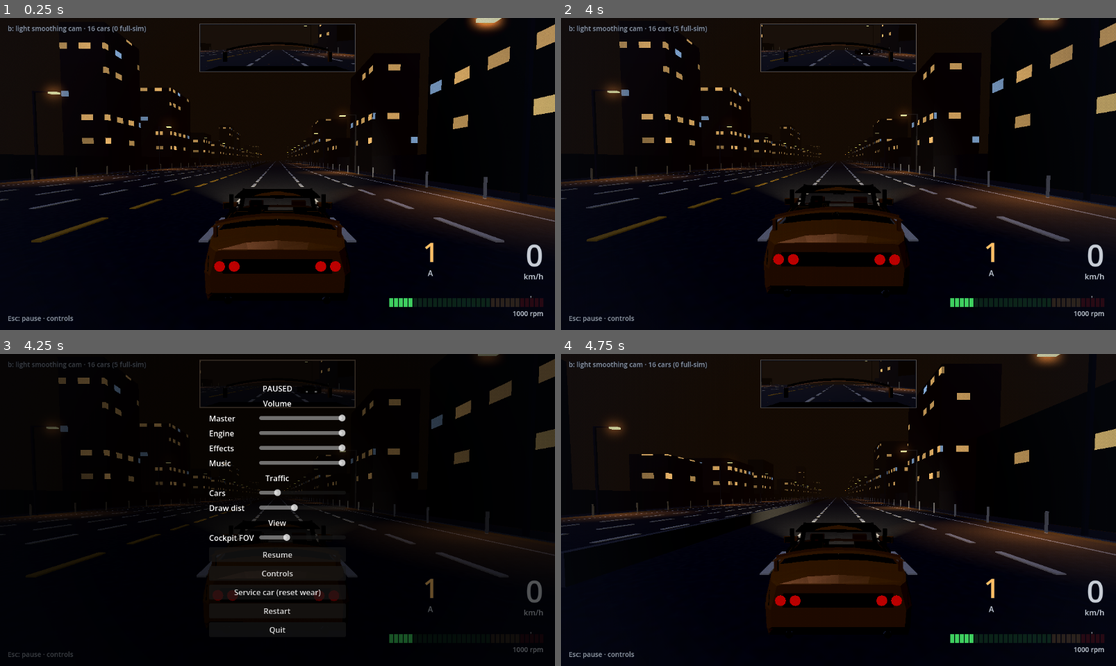
Above: before the commit, frames 1-4 (two rows, left to right).
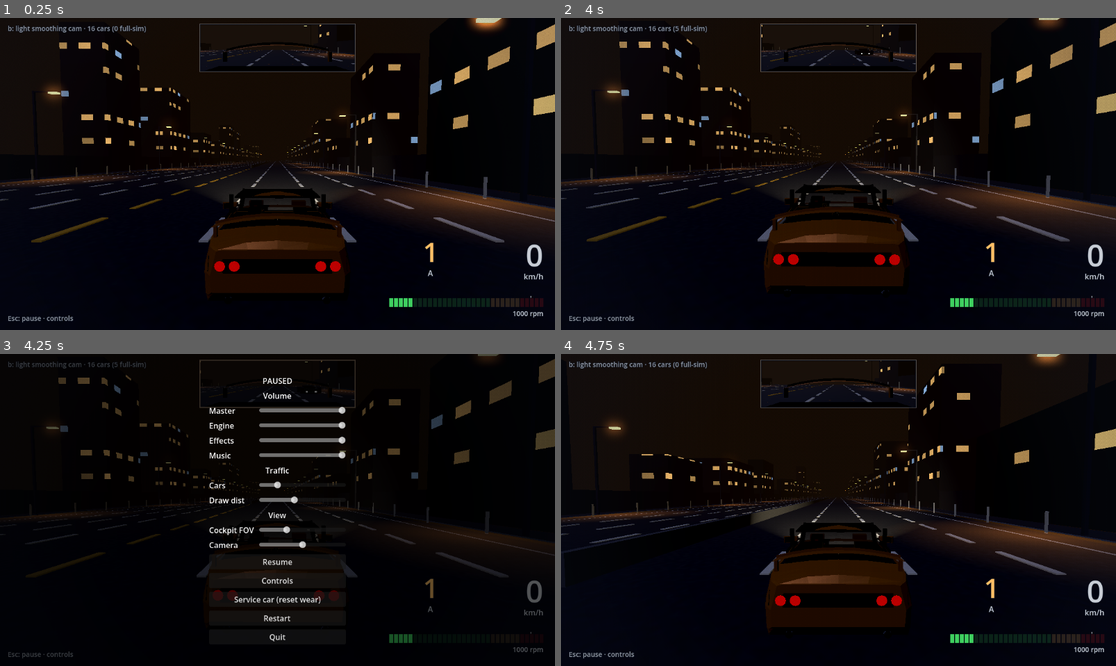
Above: after the commit, the same moments.

Repository: SmurfyHehe/neon-overdrive
Game: Godot game, scene res://Game.tscn
The game is run twice, just before and just after one commit, with the same random seed, the same clock (stepped at 60 frames per second) and the same inputs.
Inputs (mouse positions are in pixels of both pictures, inside the frame that each line leads up to):
- Up to frame 1 (0.25 s): no input
- Up to frame 2 (4 s): tap Enter at 0.5 s; move the mouse to (960, 158) at 0.52 s; hold D (steer_right) 0.53-1.25 s; tap C (camera_cycle) at 0.6, 2.1, 3.8 s; click (960, 158) at 0.67 s; drag from (727, 189) to (810, 236) at 1.27 s; move the mouse to (894, 105) at 2.02 s; hold D (steer_right) 2.03-2.75 s; drag from (810, 236) to (672, 127) at 2.77 s; tap X (starter) at 3.5 s; move the mouse to (1005, 220) at 3.52 s; hold A (steer_left) from 3.53 s (still down); hold Shift (clutch) from 3.53 s (still down)
- Up to frame 3 (4.25 s): keep holding A (steer_left); keep holding Shift (clutch); tap Escape (pause) at 4.15 s
- Up to frame 4 (4.75 s): release A (steer_left) at 4.25 s; release Shift (clutch) at 4.25 s; click "Restart" at 4.25 s

Frames 1-2 are identical in both runs. In frame 3, 4.3% of the frame differs, in the area x 37-63%, y 7-93%; in frame 4, nothing differs.

Commit message:
Camera smoothing: pause-menu setting, saved in settings.cfg (#31)
The three modes (A hard snap, B light, C smoothing + swing) were only on the
C key and reset every launch. Now a Camera slider in the pause menu sets
ViewSettings.camera_smoothing, saved under [view]; the C key writes the same
setting. Default stays B.

Co-Authored-By: Claude Sonnet 5.5 <noreply@anthropic.com>

Diff:
--- a/scripts/chase_camera.gd
+++ b/scripts/chase_camera.gd
@@ -85,7 +85,8 @@
 var frame: CockpitFrame
 var perspective: PerspectiveAudio
 var target: PlayerCar
-var mode := 1  # B: light smoothing (A, the hard snap, is still on the C key cycle)
+var mode := ViewSettings.camera_smoothing  # follows the saved setting (pause menu, C key); tests may override
+var _seen_smoothing := ViewSettings.camera_smoothing
 ## Tests turn this off to compare the drawn position against the chase offset.
 var shake_enabled := true
 
@@ -150,7 +151,11 @@
 # needs exactly one velocity sample per tick.
 func _physics_process(delta: float) -> void:
 	if Input.is_action_just_pressed("camera_cycle"):
-		mode = (mode + 1) % MODE_NAMES.size()
+		ViewSettings.set_camera_smoothing((ViewSettings.camera_smoothing + 1) % MODE_NAMES.size())
+		ViewSettings.save_settings()
+	if ViewSettings.camera_smoothing != _seen_smoothing:   # menu or C key changed it
+		_seen_smoothing = ViewSettings.camera_smoothing
+		mode = _seen_smoothing
 	if Input.is_action_just_pressed("camera_view"):
 		set_view(View.CHASE if view == View.COCKPIT else View.COCKPIT)
 	look_back = Input.is_action_pressed("look_back")
--- a/scripts/pause_menu.gd
+++ b/scripts/pause_menu.gd
@@ -31,6 +31,7 @@
 var resume_button: Button
 var volume_sliders := {}   # channel -> HSlider
 var fov_slider: HSlider
+var smoothing_slider: HSlider
 var main_page: VBoxContainer
 var controls_page: VBoxContainer
 var controls_scroll: ScrollContainer
@@ -120,6 +121,11 @@
 			ViewSettings.set_cockpit_fov(v)
 			ViewSettings.save_settings())
 
+	smoothing_slider = _add_slider(box, "Camera", 0.0, float(ViewSettings.CAMERA_SMOOTHING_MAX), 1.0, float(ViewSettings.camera_smoothing),
+		func(v: float) -> void:
+			ViewSettings.set_camera_smoothing(int(v))
+			ViewSettings.save_settings())
+
 	resume_button = _add_button(box, "Resume", game_state.resume)
 	_add_button(box, "Controls", show_controls)
 	_add_button(box, "Service car (reset wear)", _service_car)
--- a/scripts/view_settings.gd
+++ b/scripts/view_settings.gd
@@ -10,7 +10,14 @@
 const COCKPIT_FOV_MIN := 55.0
 const COCKPIT_FOV_MAX := 78.0
 
+const CAMERA_SMOOTHING_DEFAULT := 1   # chase-cam smoothing (#31): 0 A hard snap, 1 B light (default, #119), 2 C smoothing + swing
+const CAMERA_SMOOTHING_MAX := 2
+
 static var cockpit_fov := COCKPIT_FOV_DEFAULT
+static var camera_smoothing := CAMERA_SMOOTHING_DEFAULT
+
+static func set_camera_smoothing(v: int) -> void:
+	camera_smoothing = clampi(v, 0, CAMERA_SMOOTHING_MAX)
 
 static func set_cockpit_fov(v: float) -> void:
 	cockpit_fov = clampf(v, COCKPIT_FOV_MIN, COCKPIT_FOV_MAX)
@@ -21,10 +28,12 @@
 	var cfg := ConfigFile.new()
 	var ok := cfg.load(AudioSettings.path) == OK
 	set_cockpit_fov(float(cfg.get_value("view", "cockpit_fov", COCKPIT_FOV_DEFAULT)) if ok else COCKPIT_FOV_DEFAULT)
+	set_camera_smoothing(int(cfg.get_value("view", "camera_smoothing", CAMERA_SMOOTHING_DEFAULT)) if ok else CAMERA_SMOOTHING_DEFAULT)
 
 ## Rewrites only the [view] section; the other sections stay.
 static func save_settings() -> bool:
 	var cfg := ConfigFile.new()
 	cfg.load(AudioSettings.path)
 	cfg.set_value("view", "cockpit_fov", cockpit_fov)
+	cfg.set_value("view", "camera_smoothing", camera_smoothing)
 	return cfg.save(AudioSettings.path) == OK
--- a/tests/view_settings.gd
+++ b/tests/view_settings.gd
@@ -27,6 +27,14 @@
 	ViewSettings.set_cockpit_fov(62.0)
 	ViewSettings.load_settings()
 	_check(is_equal_approx(ViewSettings.cockpit_fov, 70.0), "70 should round-trip, got %.1f" % ViewSettings.cockpit_fov)
+	_check(ViewSettings.camera_smoothing == 1, "smoothing default should be 1 (B)")
+	ViewSettings.set_camera_smoothing(9)
+	_check(ViewSettings.camera_smoothing == 2, "smoothing should clamp to 2")
+	ViewSettings.set_camera_smoothing(0)
+	ViewSettings.save_settings()
+	ViewSettings.set_camera_smoothing(1)
+	ViewSettings.load_settings()
+	_check(ViewSettings.camera_smoothing == 0 and is_equal_approx(ViewSettings.cockpit_fov, 70.0), "smoothing 0 should round-trip beside the FOV")
 	AudioSettings.volumes["Music"] = 1.0
 	AudioSettings.load_settings()
 	_check(is_equal_approx(AudioSettings.volumes["Music"], 0.5), "saving the view must keep the audio section")
